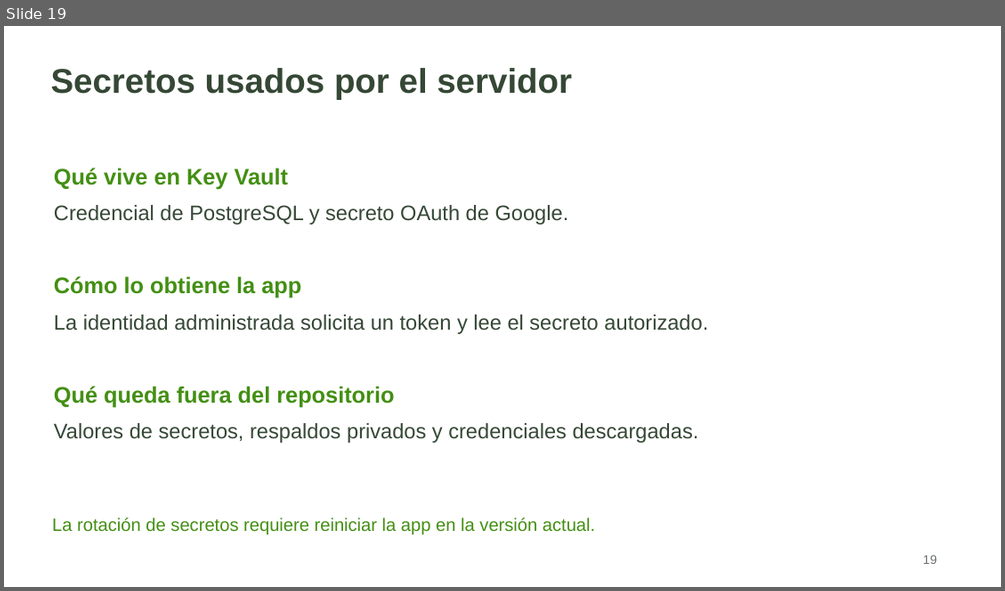
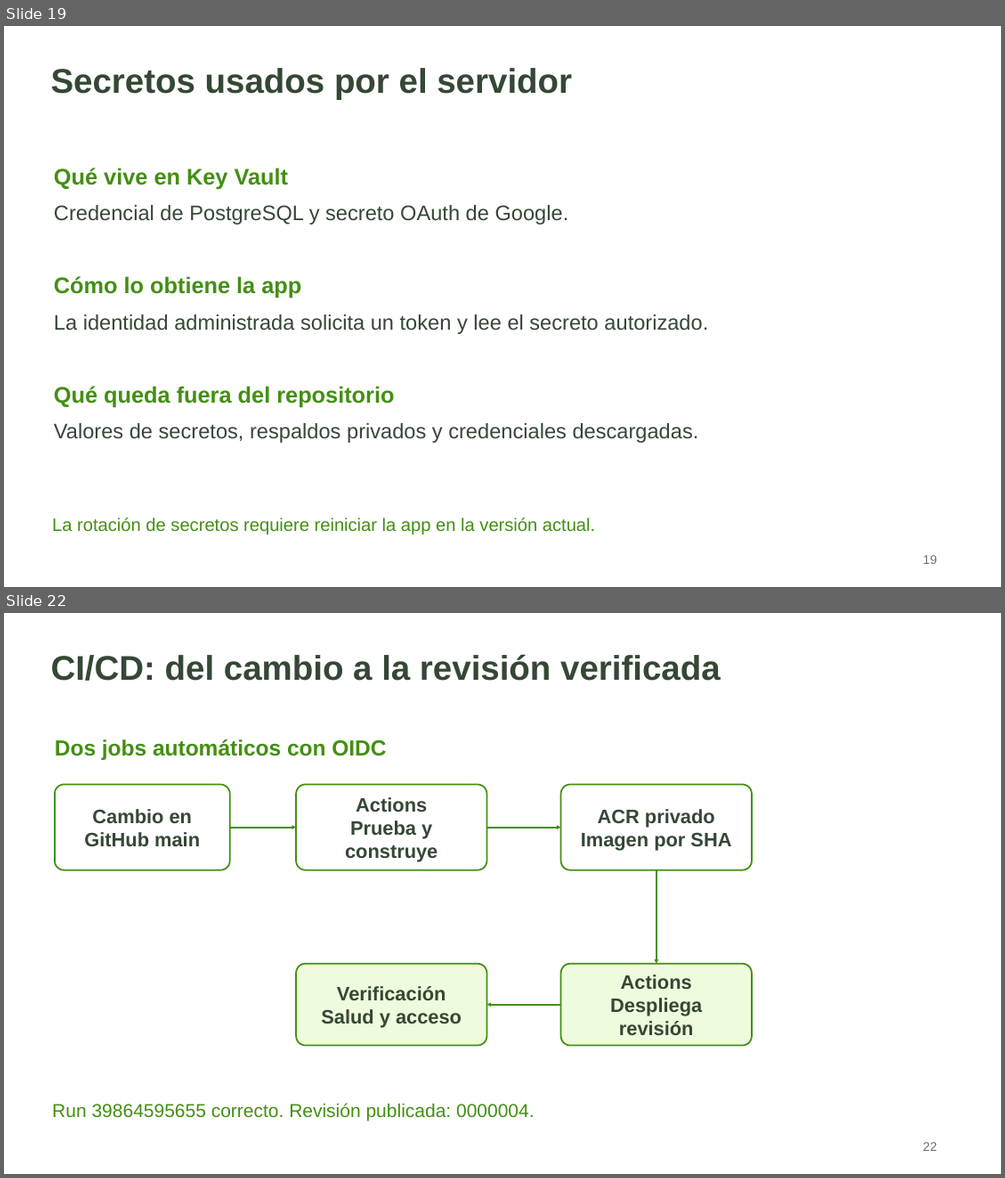
Before and after one commit to lizardoenm12/semilla-cloud, a slide deck: docs/presentaciones/Asistente_Negocios_Arquitectura_y_Defensa.pptx. Shown one above the other, each under a label of ours: slide 19 before the commit, slides 19 and 22 after it; the slides between them are not shown. The pictures are 1005x591 and 1005x1178 pixels, drawn with LibreOffice and Linux fonts; fonts in the diff are those of the drawing. Boxes give left, top, right and bottom in pixels: in the first picture for what was removed or moved away, otherwise in the second. Text is boxed around its words. In the diff, an @@ line names an element or a change of style, - is before the commit and + after.

Commit message:
Documentar siete integraciones verificadas y actualizar presentación y defensa

```diff
--- a/docs/presentaciones/Asistente_Negocios_Arquitectura_y_Defensa.pptx
+++ b/docs/presentaciones/Asistente_Negocios_Arquitectura_y_Defensa.pptx
@@ slide 22 added at (4,613,1001,1174), background #FFFFFF @@
@@ text added at (51,654,720,681), 33 pt, text #354735, bold @@
+CI/CD: del cambio a la revisión verificada
@@ text added at (55,739,386,760), 21 pt, text #438F13, bold @@
+Dos jobs automáticos con OIDC
@@ rounded rectangle added at (55,784,230,870), fill #FFFFFF, outline #438F13 1.5 pt, 18.8 pt, text #354735, bold @@
+Cambio en
+GitHub main
@@ rounded rectangle added at (297,784,487,870), fill #FFFFFF, outline #438F13 1.5 pt, 18.8 pt, text #354735, bold @@
+Actions
+Prueba y construye
@@ rounded rectangle added at (561,784,752,870), fill #FFFFFF, outline #438F13 1.5 pt, 18.8 pt, text #354735, bold @@
+ACR privado
+Imagen por SHA
@@ arrow added from (230, 827) to (297, 827), #438F13 1.5 pt @@
@@ arrow added from (487, 827) to (561, 827), #438F13 1.5 pt @@
@@ arrow added from (656, 870) to (656, 964), #438F13 1.5 pt @@
@@ rounded rectangle added at (297,964,487,1046), fill #EFFBDD, outline #438F13 1.5 pt, 18.8 pt, text #354735, bold @@
+Verificación
+Salud y acceso
@@ rounded rectangle added at (561,964,752,1046), fill #EFFBDD, outline #438F13 1.5 pt, 18.8 pt, text #354735, bold @@
+Actions
+Despliega revisión
@@ arrow added from (561, 1004) to (487, 1004), #438F13 1.5 pt @@
@@ text added at (52,1103,534,1120), 18 pt, text #438F13 @@
+Run 39864595655 correcto. Revisión publicada: 0000004.
@@ text added at (922,1142,937,1151), 12 pt, text #687268 @@
+22
```
Also in this commit, not shown: 11 slides changed, 3 other slides added, 2 slides removed, 19 other files.
